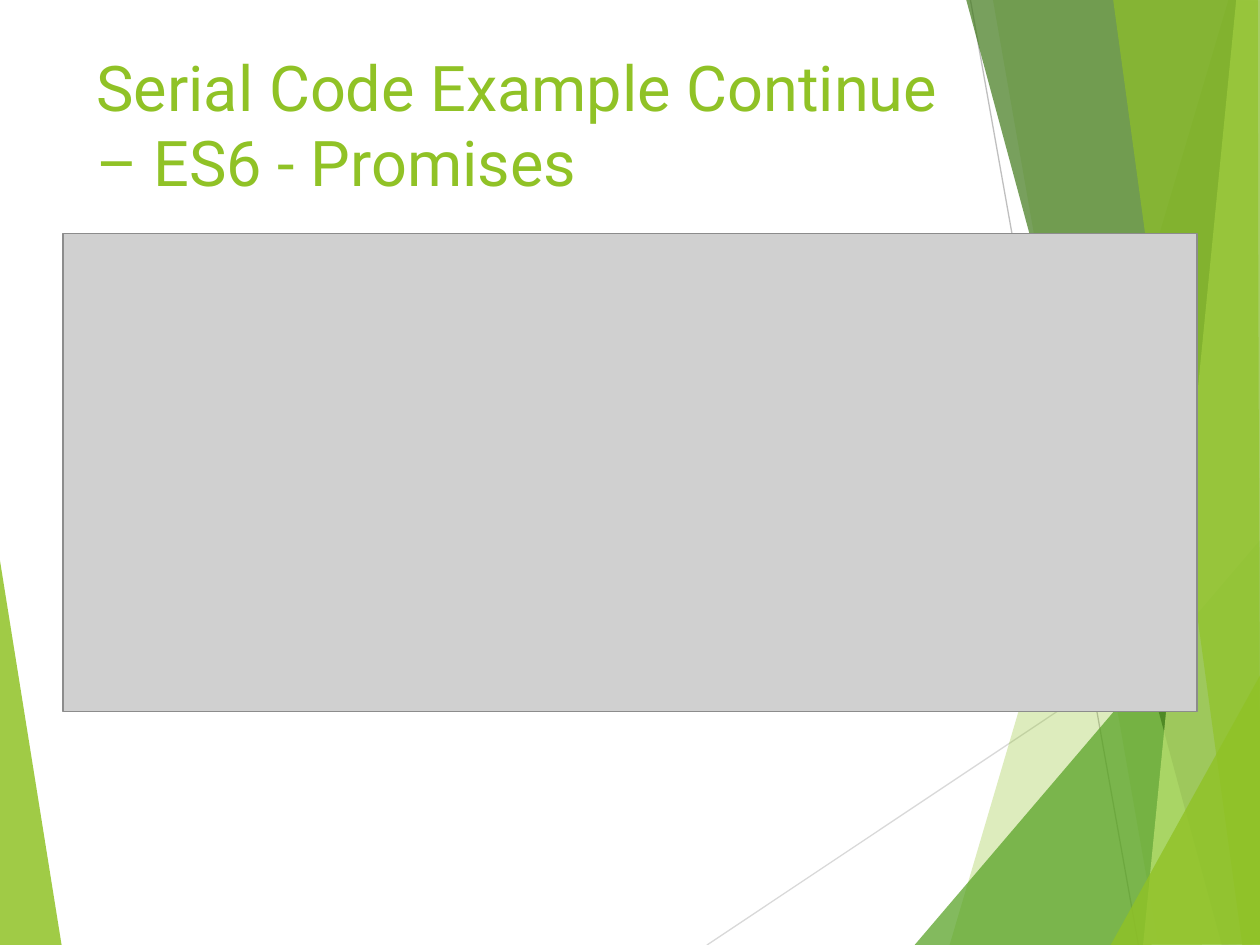
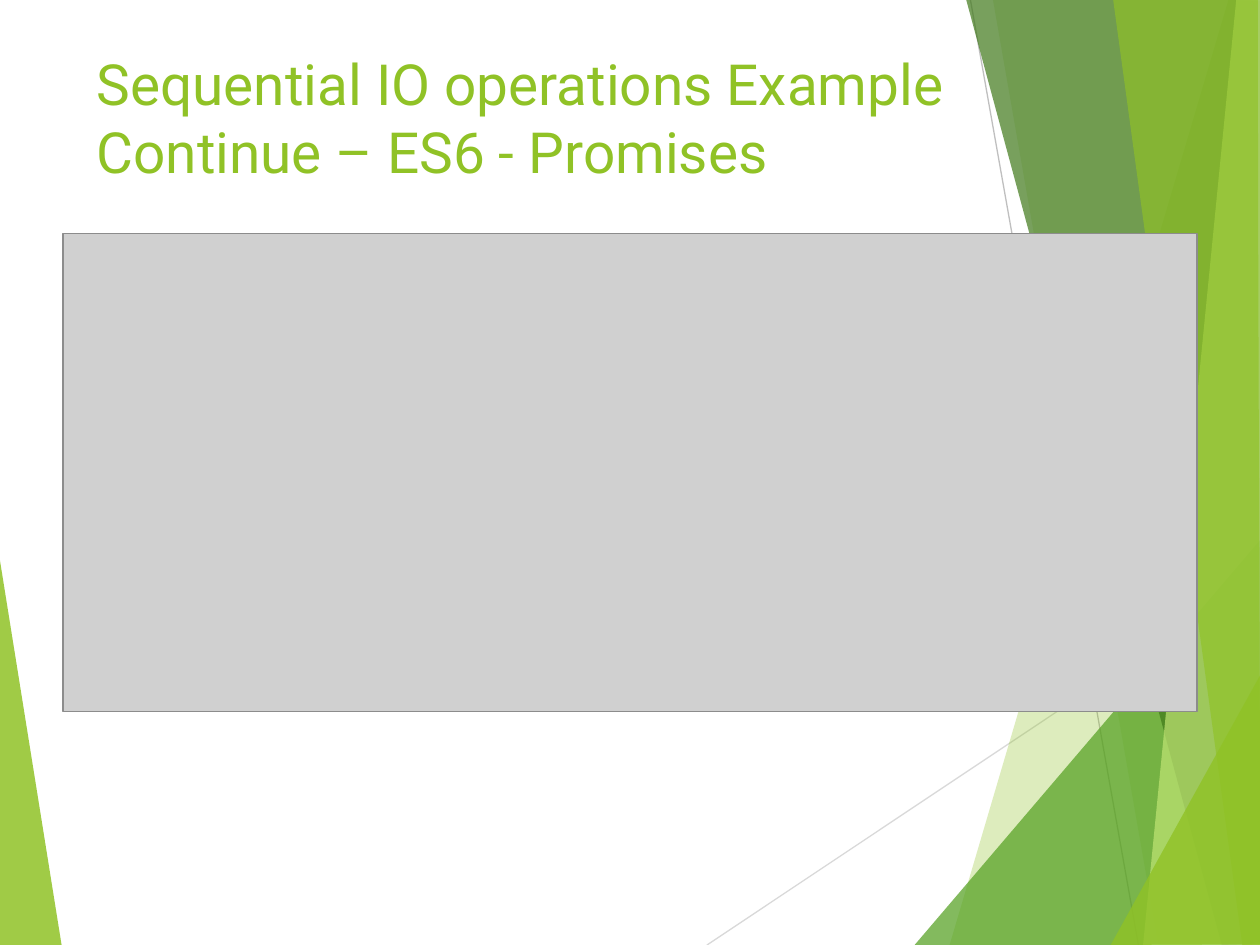
Before and after one commit to tamartwe/ijs_munich, a slide deck: slide 22 of node_js_performance/nodejs_performance/NodeJs_Performance.pptx. Drawn at 1260x945 pixels with LibreOffice and Linux fonts; fonts in the diff are those of the drawing; grey boxes stand for pictures. Boxes give left, top, right and bottom in pixels: in the first picture for what was removed or moved away, otherwise in the second. Text is boxed around its words. In the diff, an @@ line names an element or a change of style, - is before the commit and + after.

```diff
--- a/node_js_performance/nodejs_performance/NodeJs_Performance.pptx
+++ b/node_js_performance/nodejs_performance/NodeJs_Performance.pptx
@@ title at (97, 62, 943, 174): text changed; size 36 to 32.4 pt @@
-Serial Code Example Continue – ES6 - Promises
+Sequential IO operations Example Continue – ES6 - Promises
```
Also in this commit, not shown: 17 other slides changed, 3 slides added, 13 other files.
